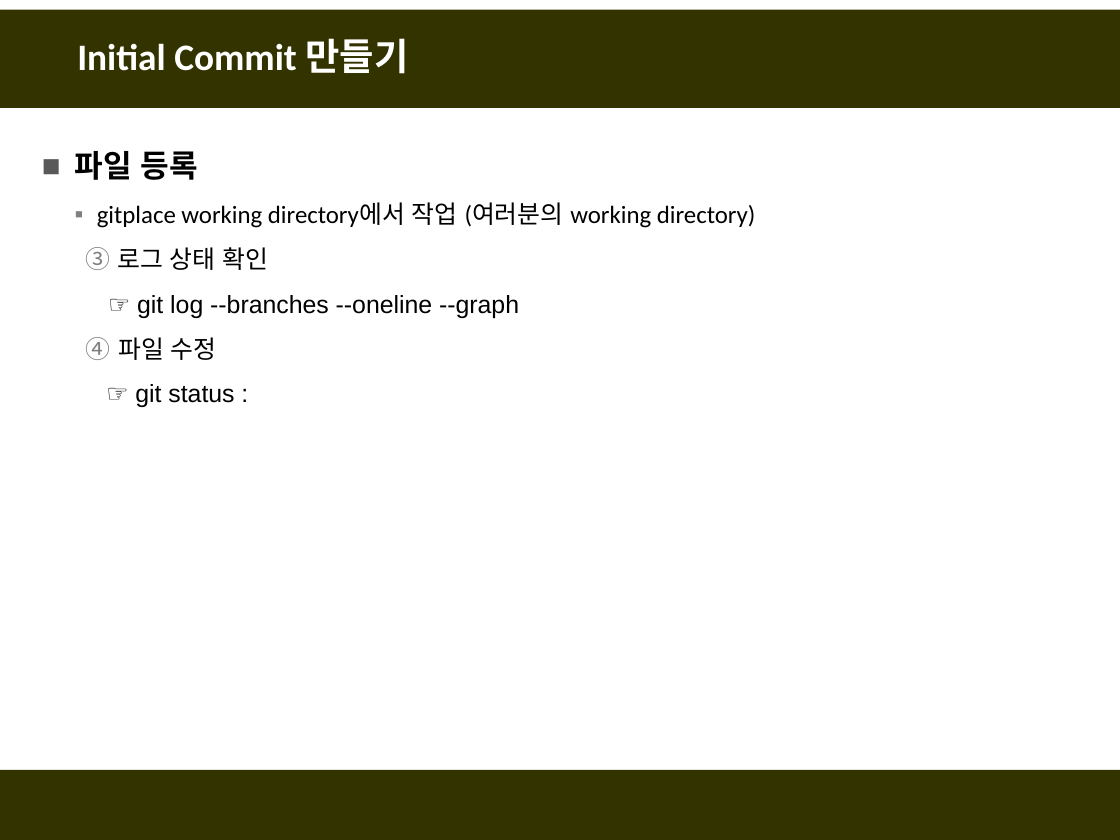
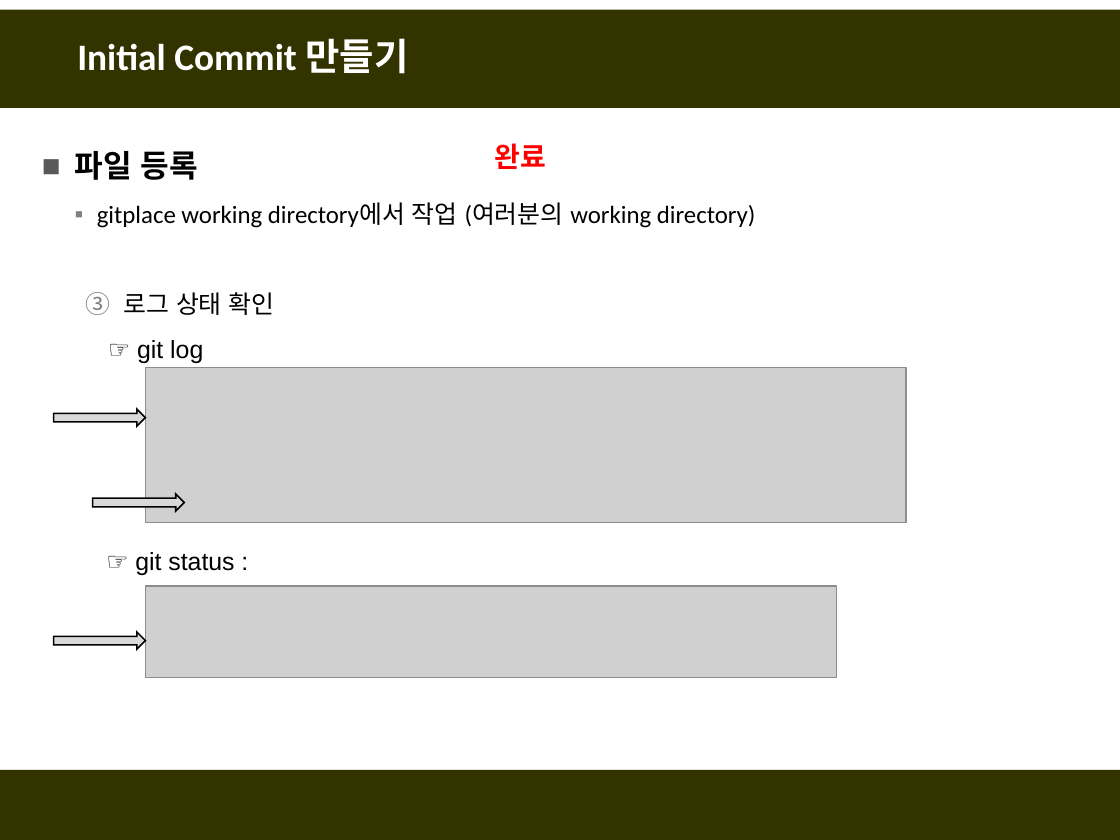
Before and after one commit to fasthill/github-lecture, a slide deck: slide 15 of git및github첫걸음.pptx. Drawn at 1120x840 pixels with LibreOffice and Linux fonts; fonts in the diff are those of the drawing; grey boxes stand for pictures. Boxes give left, top, right and bottom in pixels: in the first picture for what was removed or moved away, otherwise in the second. Text is boxed around its words. In the diff, an @@ line names an element or a change of style, - is before the commit and + after.

```diff
--- a/git및github첫걸음.pptx
+++ b/git및github첫걸음.pptx
@@ text added at [494,143,546,169], 18 pt, text #FF0000, bold @@
+완료
@@ text at [123,292,275,315]: indent changed @@
@@ text at [137,340,203,363]: text changed @@
-  ☞ git log --branches --oneline --graph
-  4. 파일 수정
+  ☞ git log
@@ picture added at [146,367,906,523] @@
@@ left arrow added at [54,409,146,426], fill #D9D9D9, outline #000000 1 pt @@
@@ left arrow added at [93,494,185,511], fill #D9D9D9, outline #000000 1 pt @@
@@ picture added at [146,586,837,678] @@
@@ left arrow added at [54,632,146,648], fill #D9D9D9, outline #000000 1 pt @@
```
Also in this commit, not shown: 12 other slides changed, 4 slides added.
